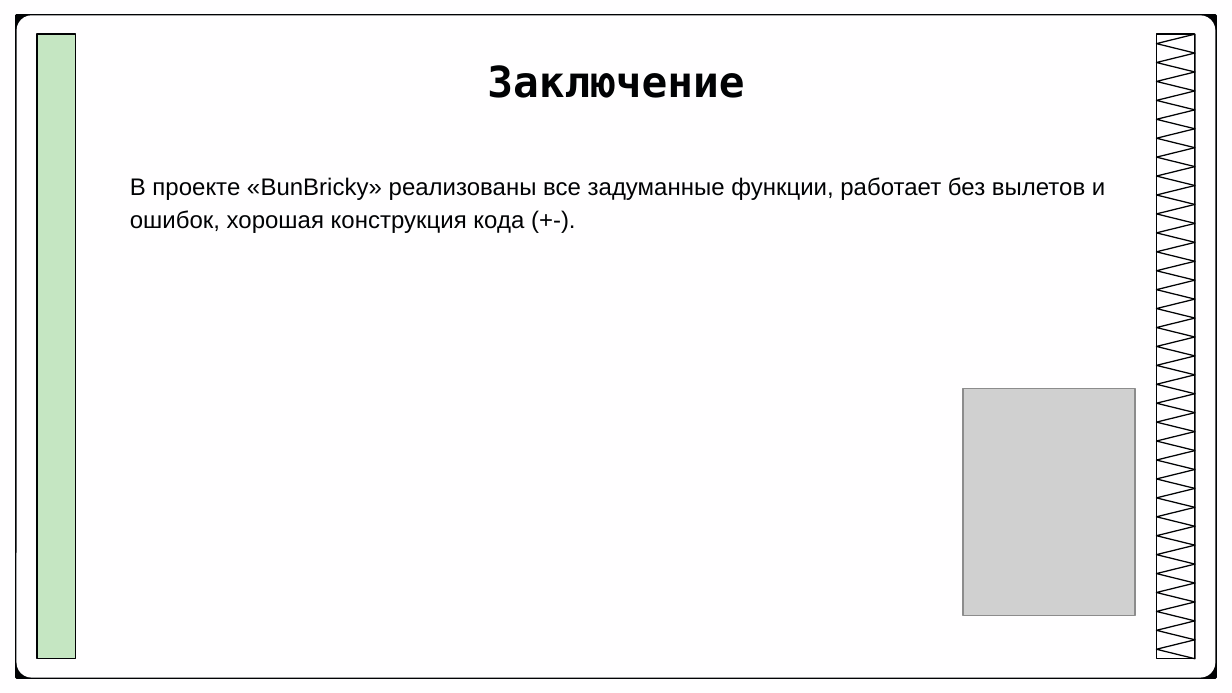
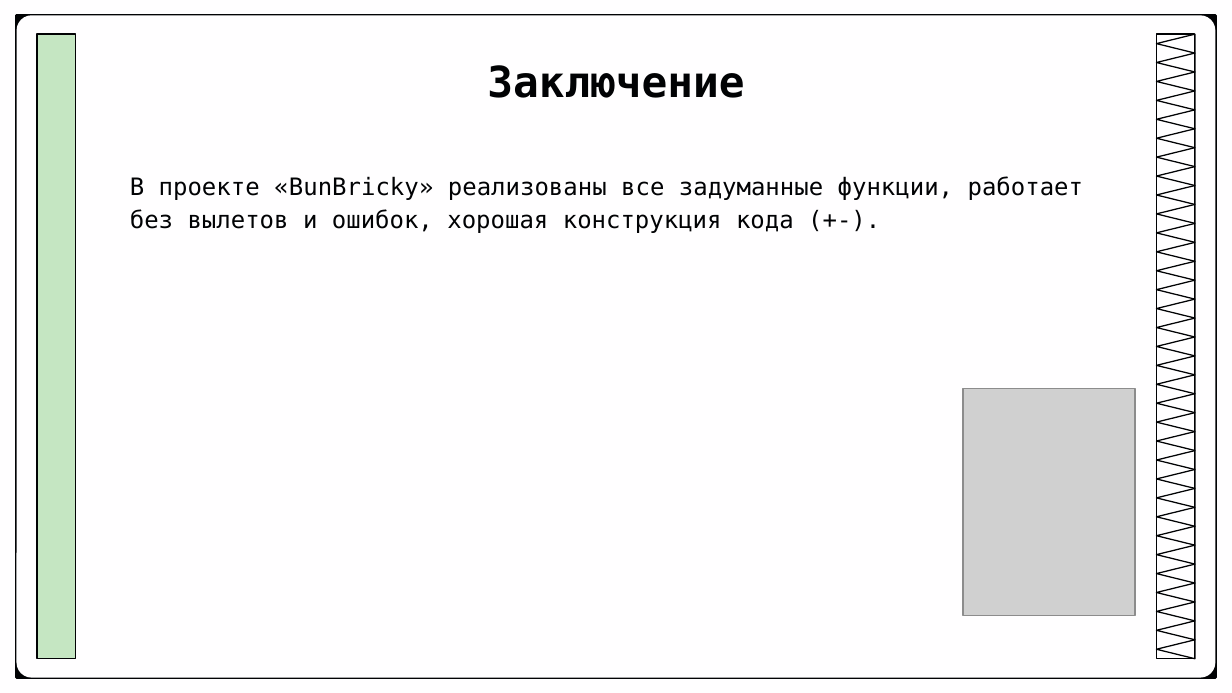
Before and after one commit to Tofuress/BunBricky, a slide deck: slide 7 of презентация BunBricky.pptx. Drawn at 1232x693 pixels with LibreOffice and Linux fonts; fonts in the diff are those of the drawing; grey boxes stand for pictures. Boxes give left, top, right and bottom in pixels: in the first picture for what was removed or moved away, otherwise in the second. Text is boxed around its words. In the diff, an @@ line names an element or a change of style, - is before the commit and + after.

```diff
--- a/презентация BunBricky.pptx
+++ b/презентация BunBricky.pptx
@@ text "В проекте «BunBricky» реализованы все ..." at [130, 176, 1083, 233]: font Arial to DejaVu Sans Mono @@
```
